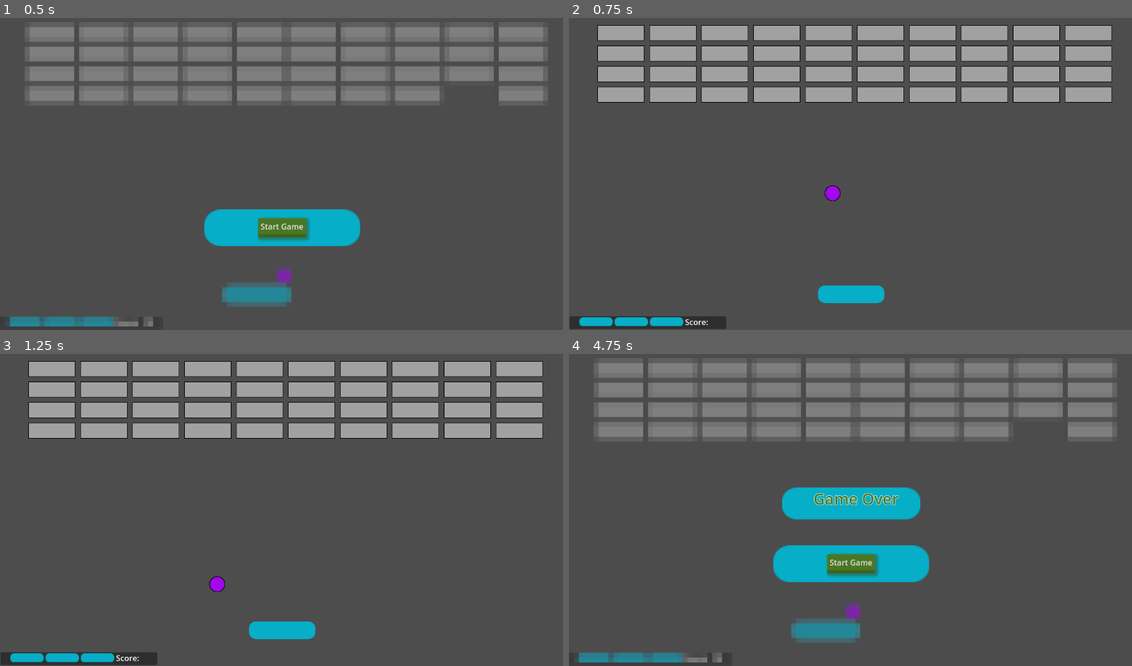
Above: before the commit, frames 1-4 (two rows, left to right).
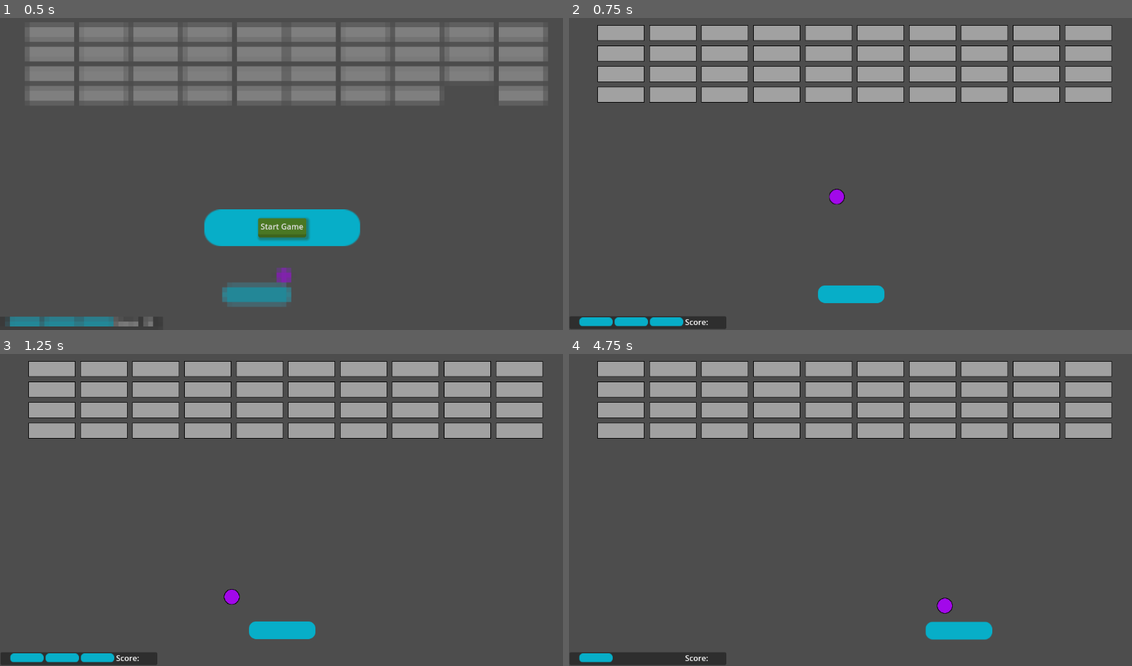
Above: after the commit, the same moments.

Repository: adrianschofield/unshaped-godot-block
Game: Godot game, scene res://Scenes/level_0.tscn
The game is run twice, just before and just after one commit, with the same random seed, the same clock (stepped at 60 frames per second) and the same inputs. Sound files missing from this copy of the repository are replaced by a short silence.
Inputs:
- Up to frame 1 (0.5 s): no input
- Up to frame 2 (0.75 s): click "Start Game" at 0.5 s
- Up to frame 3 (1.25 s): no input
- Up to frame 4 (4.75 s): hold D (move_right) 1.28-2.03 s; hold A (move_left) 2.03-2.78 s; hold D (move_right) 2.78-4.28 s; tap Enter at 3.5 s; hold A (move_left) from 4.28 s (still down)

Frame 1 is identical in both runs. In frame 2, 0.1% of the frame differs, in the area x 45-49%, y 53-60%; in frame 3, 0.2%; in frame 4, 26%, in the area x 0-97%, y 2-99%.

Commit message:
Tweaked ball handling

Diff:
--- a/Scripts/ball.gd
+++ b/Scripts/ball.gd
@@ -2,6 +2,8 @@
 
 const MAX_MOVE_SPEED : float = 450.0
 const MIN_MOVE_SPEED : float = 250.0
+
+@export var initial_ball_speed : float = 300.0
 
 # Multiplier to change ball speed when it collides with the player
 @export var SPEED_MULTIPLIER : float = 1.1
@@ -19,8 +21,8 @@
 var max_y : float = 0.0
 var min_y : float = 0.0
 
-# initial speed of ball and it's velocity
-@export var move_speed : float = 350.0
+# speed of ball
+var move_speed : float = 0.0
 # var my_velocity = Vector2(0,0)
 
 # I need to manage when the player misses the ball
@@ -55,50 +57,27 @@
 	Global.level_finished.connect(ball_level_finished)
 
 
-func _physics_process(_delta):
-
-	# Let's see if the ball has collided with anything
-	#for i in get_slide_collision_count():
-		#var collision = get_slide_collision(i)
-		## DBG
-		#print("I collided with ", collision.get_collider().name)
-		#if collision.get_collider().name == "Player":
-			## We need to work out the velocity and bounce it back
-			## x can continue but y needs to be inverted
-			## TODO add some spin from the speed of the bat
-			#my_velocity.y = -(my_velocity.y)
+func _physics_process(delta):
 
 	# Before we move the ball let's see if they'll be outside the camera
 	if position.x < min_x:
 		velocity.x = -(velocity.x)
-	else:
-		velocity.x -= 1
 
 	if position.x > max_x:
 		velocity.x = -(velocity.x)
-	else:
-		velocity.x += 1
 
 	if position.y < min_y:
 		velocity.y = -(velocity.y)
-	else:
-		velocity.y -= 1
 
 	# for the max of y if we got further than y = PLAYER_Y we passed the bat and so
 	# we lose a life
 	if position.y > Global.PLAYER_Y:
 		missed_player()
-	else:
-		velocity.y += 1
 
 	if player_missed == false:
-		# normalize the velocity to prevent fast diagonal movement
-		# my_velocity = my_velocity.normalized() * (move_speed * SPEED_MULTIPLIER)
-		# my_velocity = my_velocity.normalized() * (move_speed)
-		# velocity = my_velocity
 
 		# Move the ball and see if we collided with the player
-		var collision = move_and_collide(velocity * _delta)
+		var collision = move_and_collide(velocity * delta)
 		# TODO if this a collision with the player I need to alter the velocity of the ball
 		# based on the velocity of the player
 		if collision:
@@ -115,7 +94,7 @@
 				elif (player_velocity.x < 0 and velocity.x > 0) or (player_velocity.x > 0 and velocity.x < 0):
 					velocity.x = velocity.x * (1 / SPEED_MULTIPLIER)
 				# After adjusting the x we want to make sure that the y velocity does not
-				# allow the ball to get too horizontal. We can do this by compaing the ratio
+				# allow the ball to get too horizontal. We can do this by comparing the ratio
 				# of x and y and tweaking y if required
 				if (velocity.x < 0):
 					if (velocity.y / -(velocity.x) < 0.5 ):
@@ -126,7 +105,7 @@
 				# Finally update the actual speed
 				move_speed = move_speed * SPEED_MULTIPLIER
 			# Always adjust the y component to "bounce" the ball
-			# my_velocity.y = -(my_velocity.y)
+			velocity.y = -(velocity.y)
 			# DBG
 			# print("Ball Velocity after change ", velocity.x, " ",velocity.y)
 
@@ -138,7 +117,7 @@
 	# which are not handled here
 	# TODO replace with bounce()
 	velocity.y = -(velocity.y)
-	velocity = velocity.normalized() * move_speed
+	# velocity = velocity.normalized() * move_speed
 
 func missed_player():
 	# DBG
@@ -173,9 +152,8 @@
 func calc_ball_initial_velocity():
 	# initially the ball should have a random velocity down towards the player
 	# We want the ball to drop within a 90 degree angle but not straight down
-	# So first calculate a random speed for the ball
-	var rng = RandomNumberGenerator.new()
-	var start_speed_multiplier = rng.randf_range(MIN_MOVE_SPEED, MAX_MOVE_SPEED)
+	# Set the speed to the initial speed
+	move_speed = initial_ball_speed
 
 	# OK with a better understanding of Linear Algebra I should be able to
 	# make this easier to understand
@@ -185,6 +163,7 @@
 
 	# Now we need to create the x component
 	# x can be between -1 and -0.5 or between 0.5 and 1
+	var rng = RandomNumberGenerator.new()
 	var x = 0.0
 	while (x > -0.5 and x < 0.5):
 		x = rng.randf_range(-1.0, 1.0)
@@ -193,7 +172,7 @@
 	initial_velocity.x = x
 
 	# Apply the velocity to the ball
-	velocity = initial_velocity.normalized() * start_speed_multiplier
+	velocity = initial_velocity.normalized() * move_speed
 
 	# Now we need to determine x and y
 	# x can be anywhere from -1 to 1
